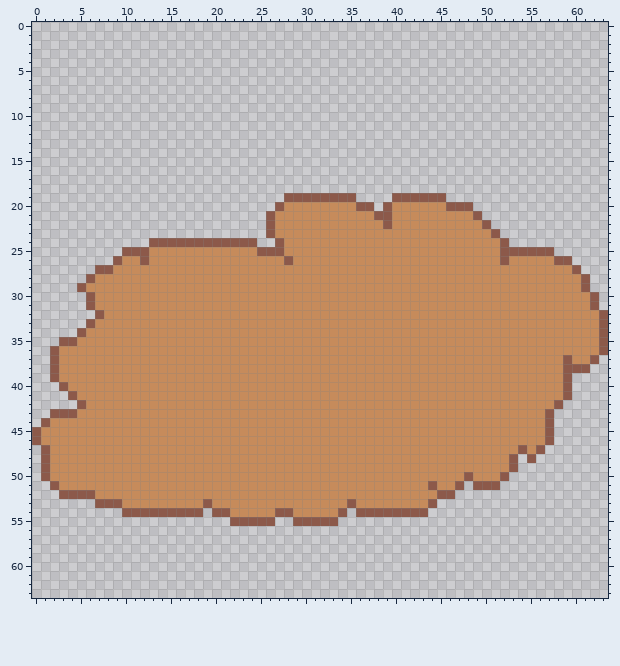
One commit to this pixel-art sprite: Scenes/BodyPart/Body04.png. The first picture shows the starting point.
The file is 64x64 pixels.
The same view after the edit:
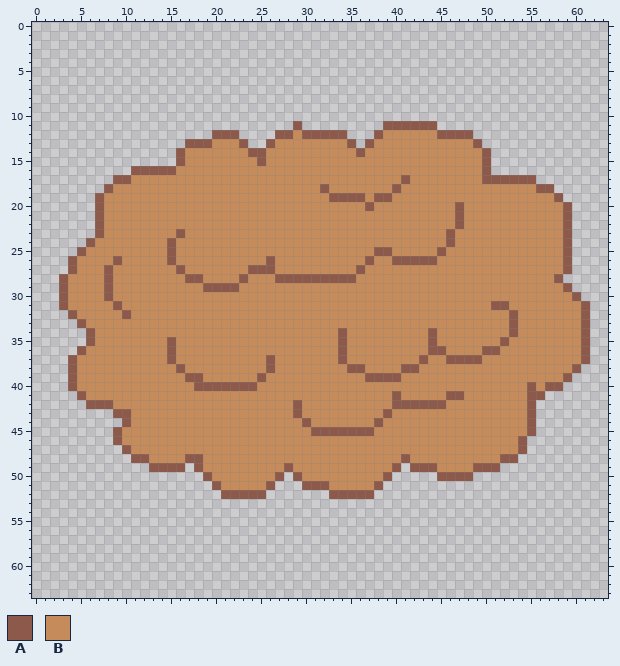
Palette (. is transparent): A #8c594a  B #c68b5b
Changes in this commit:
Changed rows in their new state; - is an unchanged pixel.
first column x 0:
11 -----------------------------A---------AAAAAA-------------------
12 --------------------AAA----AABAAAAA---ABBBBBBAAAA---------------
13 -----------------AAABBBA--ABBBBBBBBA-ABBBBBBBBBBBA--------------
14 ----------------ABBBBBBBAABBBBBBBBBBABBBBBBBBBBBBBA-------------
15 ----------------ABBBBBBBBABBBBBBBBBBBBBBBBBBBBBBBBA-------------
16 -----------AAAAABBBBBBBBBBBBBBBBBBBBBBBBBBBBBBBBBBA-------------
17 ---------AABBBBBBBBBBBBBBBBBBBBBBBBBBBBBBABBBBBBBBAAAAAA--------
18 --------ABBBBBBBBBBBBBBBBBBBBBBBABBBBBBBABBBBBBBBBBBBBBBAA------
19 -------ABBBBBBBBBBBBBBBBBBBBBBBBB---ABAABBBBBBBBBBBBBBBBBBA-----
20 -------ABBBBBBBBBBBBBBBBBBBB--------B-BB------B-BBBBBBBBBBBA----
21 -------ABBBBBBBBBBBBBBBBBBB-----------BB-------A-BBBBBBBBBBA----
22 -------ABBBBBBBBBBBBBBBBBBB------------B-------A--BBBBBBBBBA----
23 -------ABBBBBBBBABBBBBBBBBB-------------------A----BBBBBBBBA----
24 ------ABBBBBBBB-BBBBBBBBBBBB------------------A-----BBBBBBBA----
25 -----ABBBBBBB--A---------BBB----------AA-----A------BBBBBBBA----
26 ----ABBBB---B--A----------A-B--------A--AAAAA-------B-----B-----
27 ----ABBB--------A-------AAA---------A----------------------A.---
28 ---ABBB-A--------AA----A---AAAAAAAAA----------------------A...--
29 ---ABB--A----------AAAA------------------------------------A..--
30 ---ABBB-A---------------------------------------------------A..-
31 ---ABBB--A-----------------------------------------AA--------A.-
32 ----ABBB--A------------------------------------------A-------A..
33 -----AB----------------------------------------------A-------A..
34 -----.A---------------------------A---------A--------A-------A..
35 ---...A--------A------------------A---------A-------A--------A..
36 --...A---------A------------------A---------AA----AA---------A..
37 --..A----------A----------A-------A--------A--AAAA---------B-A.-
38 --..A-----------A---------A--------AA----AA----------------B-.--
39 --..A------------AA------A-----------AAAA-----------------------
40 ---.A-------------AAAAAAA------------------------------A-AA.----
41 ----.A----------------------------------A-----AA-------AA...----
42 -----.AAA--------------------A----------AAAAAA---------A...-----
43 --.......AA------------------A---------A---------------A..------
44 -.........A-------------------A-------A----------------A..------
45 .........A---------------------AAAAAAA-----------------A..------
46 .........A--------------------------------------------A...------
47 -.........A--------------------------------------------..-------
48 -..........AA----AA----------------------A----------A--.--------
49 -............AAAA.A---------A-----------A.AAA----AAA..----------
50 -..................A-------A.A---------A.....AAA-....-----------
51 --..................A-----A...AAA-----A.........-...------------
52 ---..................AAAAA.......AAAAA.........-----------------
53 -------......................................-------------------
54 ----------.........-...............-........--------------------
55 ----------------------.....--.....------------------------------
